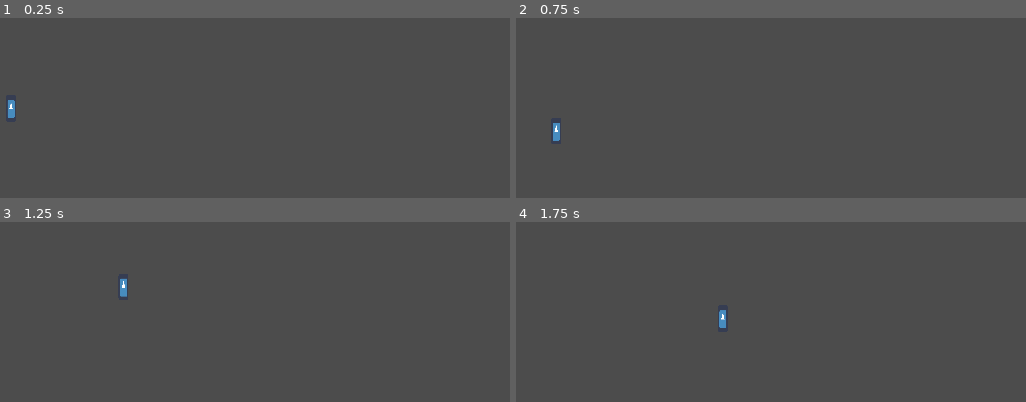
Above: before the commit, frames 1-4 (two rows, left to right).
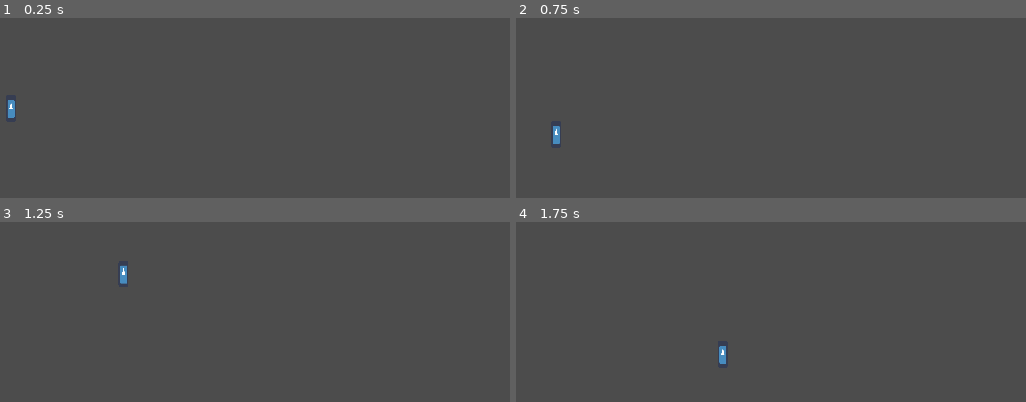
Above: after the commit, the same moments.

Repository: UHSGDC/Photographers-Hike
Game: Godot game, scene res://Scenes/Testing.tscn
Two runs of this game, one before a commit and one after it. Both use one fixed random seed, a clock stepped at 60 frames per second and the inputs below. The engine's default icon, where the game draws it, is replaced by a stand-in: a white triangle on a blue panel in a dark square.
Inputs:
- Up to frame 1 (0.25 s): no input
- Up to frame 2 (0.75 s): hold D (right) from 0.53 s (still down); tap Space (jump) at 0.6 s
- Up to frame 3 (1.25 s): keep holding D (right); tap Space (jump) at 0.77, 1.07 s
- Up to frame 4 (1.75 s): keep holding D (right); tap Enter at 1.25 s; tap Space (jump) at 1.35, 1.52 s

Frame 1 is identical in both runs. In frame 2, less than 0.1% of the frame differs, in the area x 7-9%, y 58-70%; in frame 3, 0.2%; in frame 4, 0.3%, in the area x 39-42%, y 48-79%.

Commit message:
Modified and simplified jumping and falling code

Diff:
--- a/PhotographersHike/Scripts/PlatformingPlayer.gd
+++ b/PhotographersHike/Scripts/PlatformingPlayer.gd
@@ -24,10 +24,9 @@
 onready var jump_gravity: float =  - (-2 * jump_height) / (jump_duration * jump_duration)
 onready var jump_velocity: float = - (2 * jump_height) / jump_duration
 
-var reset_y_velocity: bool = true
 var can_jump: bool = true
 
-# Quality of life
+# Quality of life jumping behavior
 var coyote_time_length: float = 0.15
 var jump_was_pressed: bool = false
 var remember_jump_length: float = 0.1
@@ -58,9 +57,6 @@
 
 	#Jumping
 	if is_on_floor():
-		if reset_y_velocity:
-			velocity.y = 0.1
-			reset_y_velocity = false
 		can_jump = true
 		if jump_was_pressed:
 			jump()
@@ -72,11 +68,10 @@
 			jump()
 
 	if !is_on_floor():
-		reset_y_velocity = true
 		coyote_time()
 		apply_gravity(delta)
 
-	move_and_slide(velocity, Vector2.UP)
+	velocity = move_and_slide(velocity, Vector2.UP)
 
 
 func apply_gravity(delta: float) -> void:
